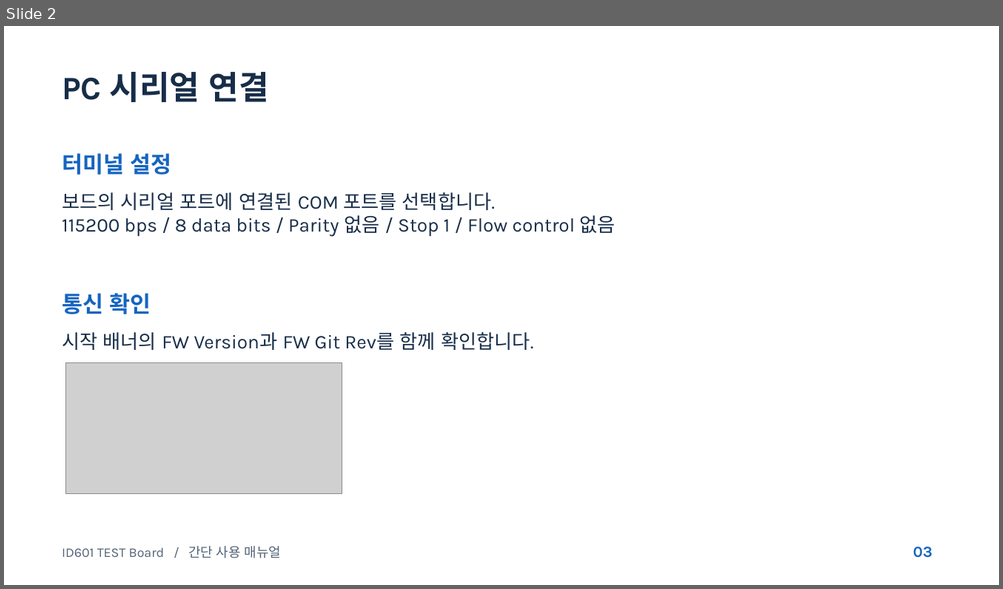
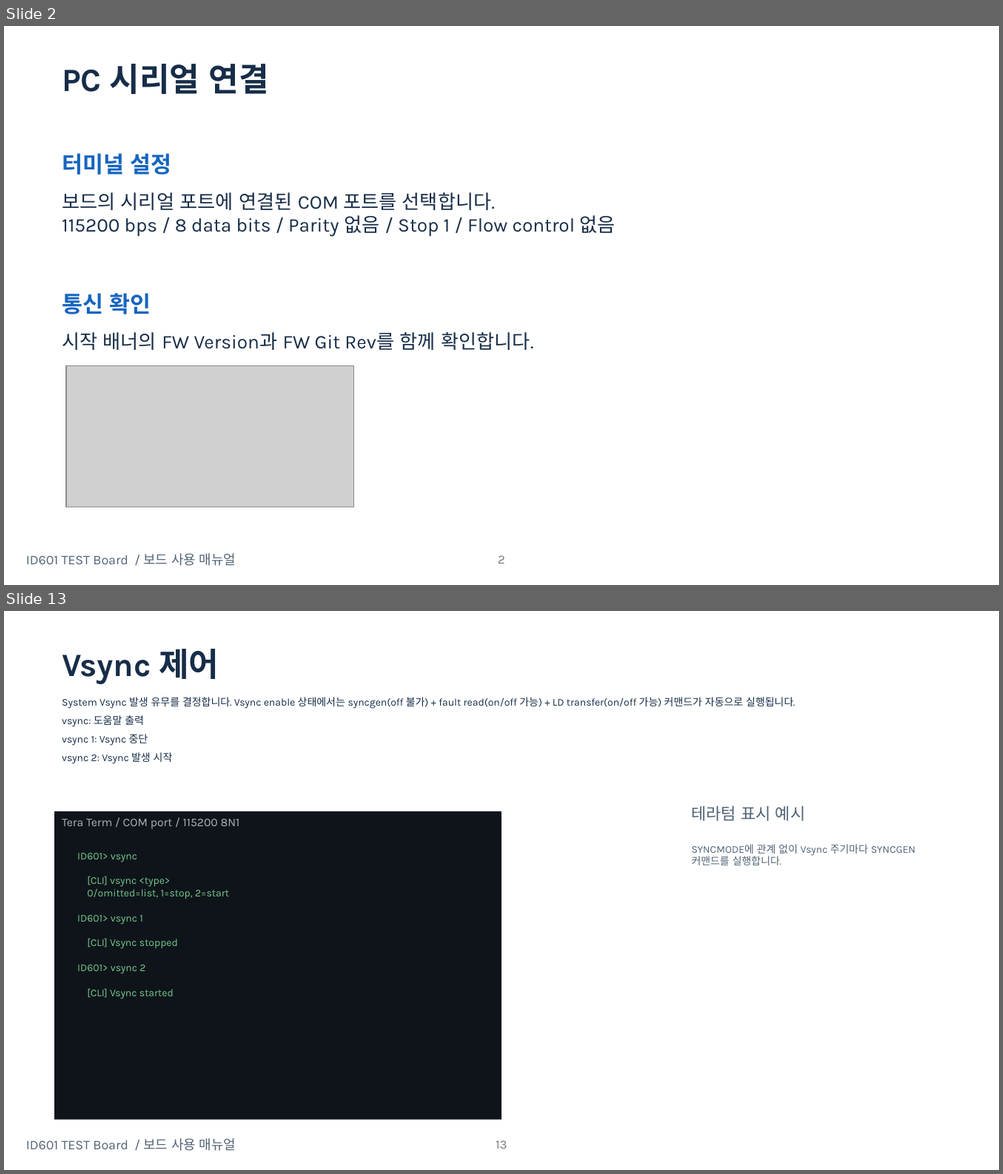
Before and after one commit to oio9595/Global_Technologies_FW, a slide deck: ID601/Jig/ID601_ES/Docs/Deliverables/Manual/ID601_MOBIS_CLI_Manual_20261029_v2.pptx. Shown one above the other, each under a label of ours: slide 2 before the commit, slides 2 and 13 after it; the slides between them are not shown. The pictures are 1003x589 and 1003x1174 pixels, drawn with LibreOffice and Linux fonts; fonts in the diff are those of the drawing; grey boxes stand for pictures. Boxes give left, top, right and bottom in pixels: in the first picture for what was removed or moved away, otherwise in the second. Text is boxed around its words. In the diff, an @@ line names an element or a change of style, - is before the commit and + after.

```diff
--- a/ID601/Jig/ID601_ES/Docs/Deliverables/Manual/ID601_MOBIS_CLI_Manual_20261029_v2.pptx
+++ b/ID601/Jig/ID601_ES/Docs/Deliverables/Manual/ID601_MOBIS_CLI_Manual_20261029_v2.pptx
@@ slide 13 added at box(4, 611, 999, 1170), background #FFFFFF @@
@@ text added at box(62, 649, 219, 684), 31.5 pt, text #172D48, bold @@
+Vsync 제어
@@ text added at box(62, 697, 795, 764), 10 pt, text #172D48 @@
+System Vsync 발생 유무를 결정합니다. Vsync enable 상태에서는 syncgen(off 불가) + fault read(on/off 가능) + LD transfer(on/off 가능) 커맨드가 자동으로 실행됩니다.
+vsync: 도움말 출력
+vsync 1: Vsync 중단
+vsync 2: Vsync 발생 시작
@@ text added at box(691, 806, 915, 866), 10 pt, text #526376 @@
+테라텀 표시 예시
+SYNCMODE에 관계 없이 Vsync 주기마다 SYNCGEN 커맨드를 실행합니다.
@@ rectangle added at box(55, 812, 502, 1121), fill #0F141A, 11.2 pt, text #AAB4BF @@
+Tera Term / COM port / 115200 8N1
@@ text added at box(77, 853, 229, 999), 10 pt, text #73C98C @@
+ID601> vsync
+[CLI] vsync <type>
+0/omitted=list, 1=stop, 2=start
+ID601> vsync 1
+[CLI] Vsync stopped
+ID601> vsync 2
+[CLI] Vsync started
@@ text added at box(26, 1139, 236, 1151), 12.8 pt, text #526376 @@
+ID601 TEST Board / 보드 사용 매뉴얼
@@ page number added at box(495, 1141, 506, 1149), 12 pt, text #797979 @@
+13
@@ slide 2 changed as well @@
@@ text "PC 시리얼 연결": place and size @@
-text "PC 시리얼 연결" at box(62, 72, 269, 102)
+text "PC 시리얼 연결" at box(62, 64, 269, 94)
@@ picture: place and size @@
-picture at box(66, 363, 341, 494)
+picture at box(66, 366, 353, 508)
@@ text at box(26, 554, 236, 566): text changed @@
-ID601 TEST Board / 간단 사용 매뉴얼
+ID601 TEST Board / 보드 사용 매뉴얼
@@ page number added at box(498, 556, 505, 564), 12 pt, text #797979 @@
+2
@@ text removed at box(913, 547, 932, 558) @@
-03
```
Also in this commit, not shown: 7 other slides changed, 9 other slides added, 1 slide removed, 10 other files.
